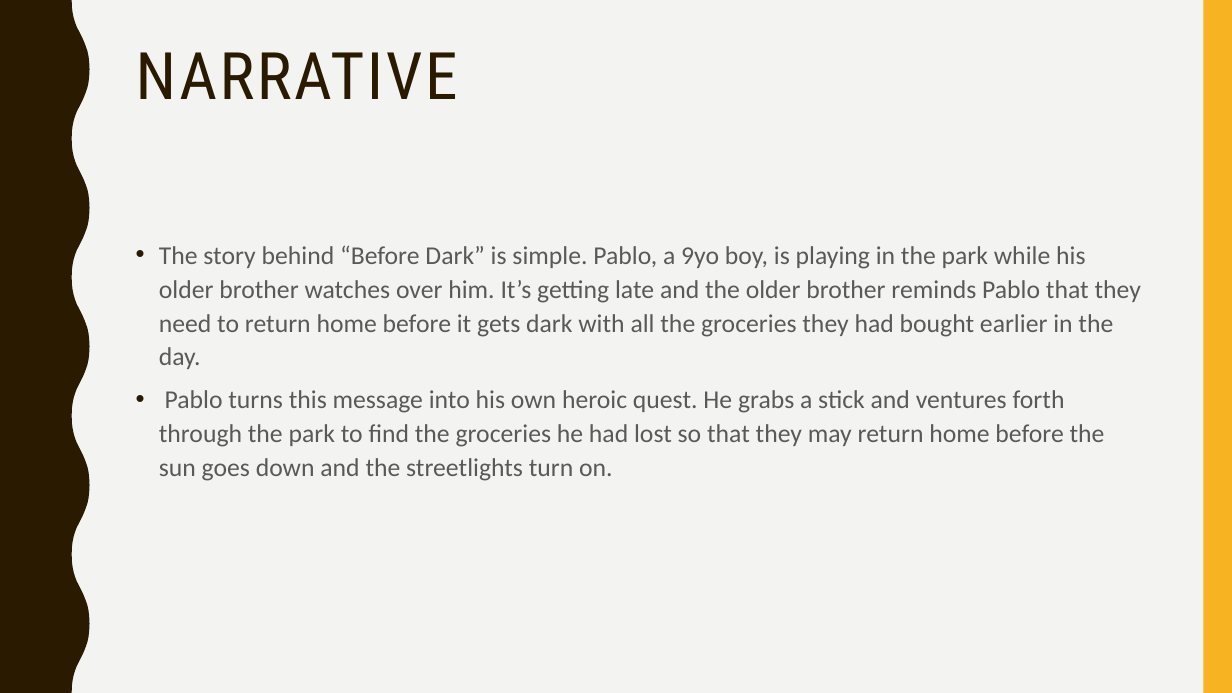
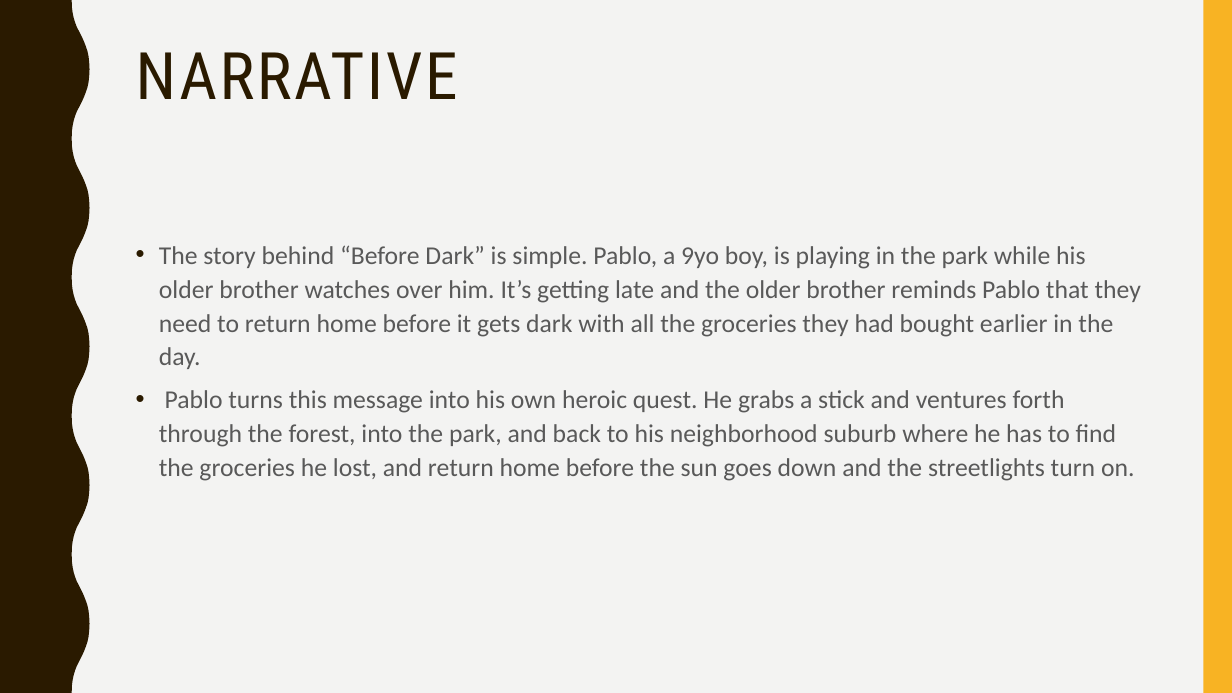
Before and after one commit to LeopoldFrilot/Before-Dark-Repo, a slide deck: slide 6 of VGD_Presentation.pptx. Drawn at 1232x693 pixels with LibreOffice and Linux fonts; fonts in the diff are those of the drawing. Boxes give left, top, right and bottom in pixels: in the first picture for what was removed or moved away, otherwise in the second. Text is boxed around its words. In the diff, an @@ line names an element or a change of style, - is before the commit and + after.

```diff
--- a/VGD_Presentation.pptx
+++ b/VGD_Presentation.pptx
@@ text at [159, 390, 1135, 481]: text changed @@
-• Pablo turns this message into his own heroic quest. He grabs a stick and ventures forth through the park to find the groceries he had lost so that they may return home before the sun goes down and the streetlights turn on.
+• Pablo turns this message into his own heroic quest. He grabs a stick and ventures forth through the forest, into the park, and back to his neighborhood suburb where he has to find the groceries he lost, and return home before the sun goes down and the streetlights turn on.
```
Also in this commit, not shown: 3 other slides changed, 3 slides added, 1 slide removed.
